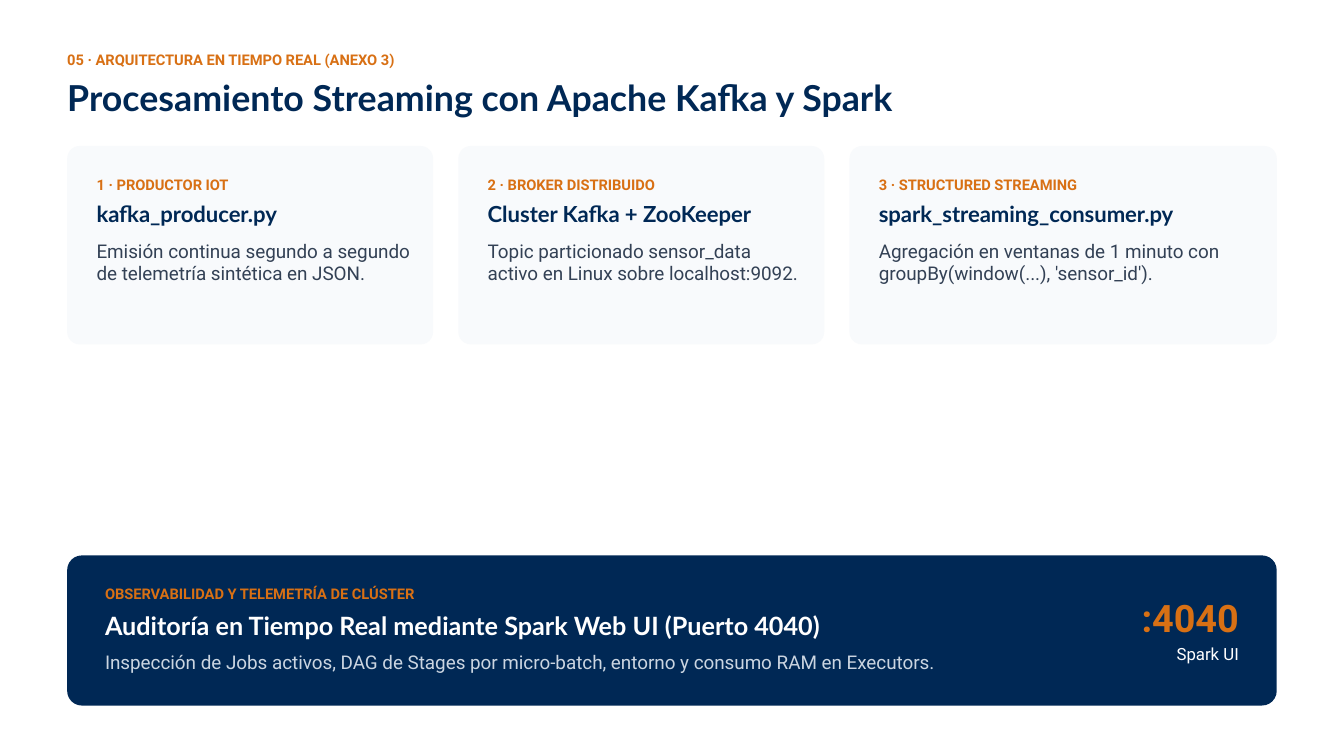
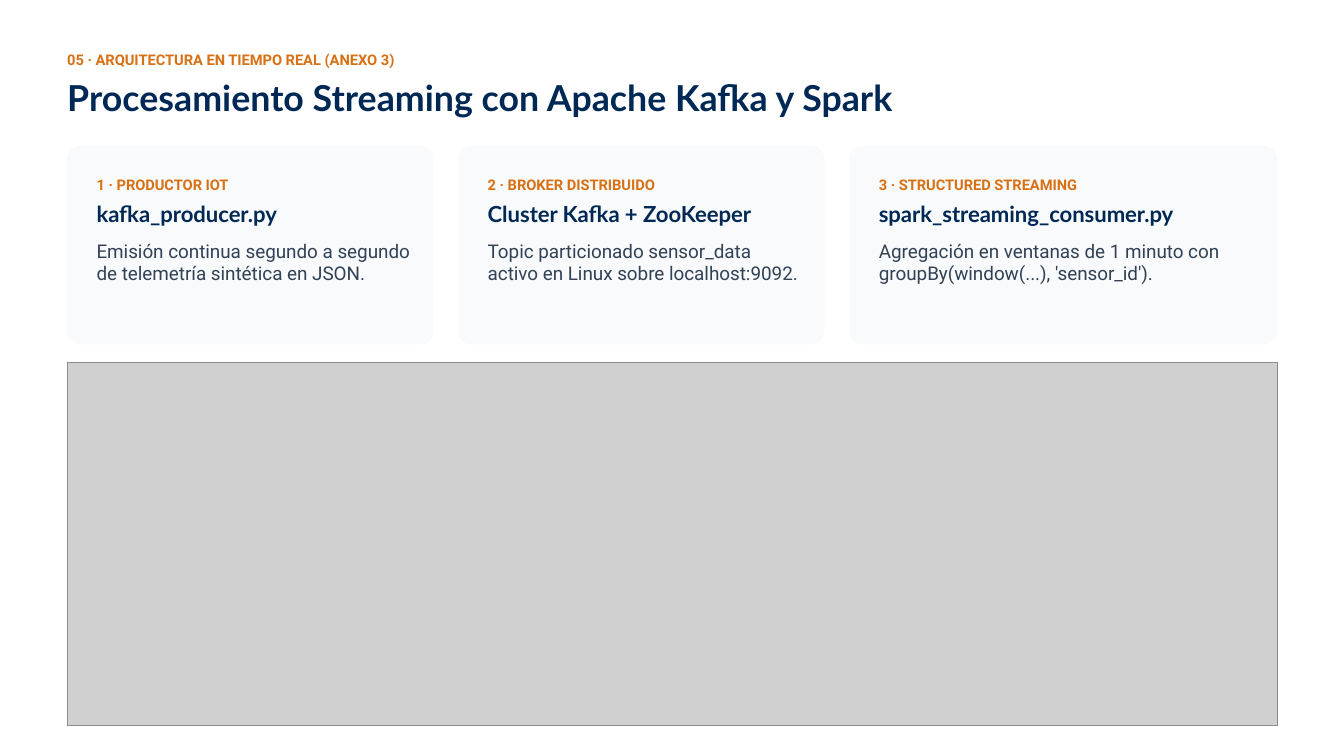
Before and after one commit to paulodelosrey/UNAD-BigData-Tarea3-Spark-Streaming, a slide deck: slide 6 of presentacion/Sustentación Tarea 3 Big Data UNAD.pptx. Drawn at 1344x756 pixels with LibreOffice and Linux fonts; fonts in the diff are those of the drawing; grey boxes stand for pictures. Boxes give left, top, right and bottom in pixels: in the first picture for what was removed or moved away, otherwise in the second. Text is boxed around its words. In the diff, an @@ line names an element or a change of style, - is before the commit and + after.

Commit message:
docs: anadir Figura 5 de streaming en word y pptx

```diff
--- a/presentacion/Sustentación Tarea 3 Big Data UNAD.pptx
+++ b/presentacion/Sustentación Tarea 3 Big Data UNAD.pptx
@@ picture added at bbox=[68, 363, 1277, 726] @@
@@ text removed at bbox=[105, 585, 415, 599] @@
-OBSERVABILIDAD Y TELEMETRÍA DE CLÚSTER
@@ text removed at bbox=[105, 615, 819, 639] @@
-Auditoría en Tiempo Real mediante Spark Web UI (Puerto 4040)
@@ text removed at bbox=[1142, 604, 1239, 633] @@
-:4040
@@ text removed at bbox=[105, 655, 935, 673] @@
-Inspección de Jobs activos, DAG de Stages por micro-batch, entorno y consumo RAM en Executors.
@@ text removed at bbox=[1177, 647, 1238, 664] @@
-Spark UI
```
Also in this commit, not shown: 2 other files.
